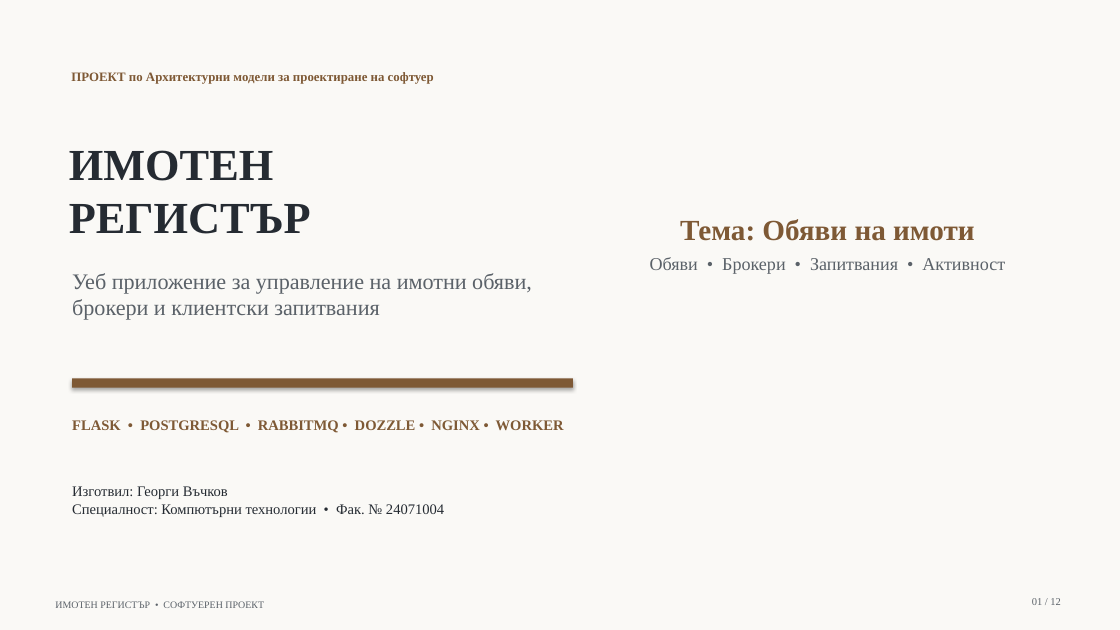
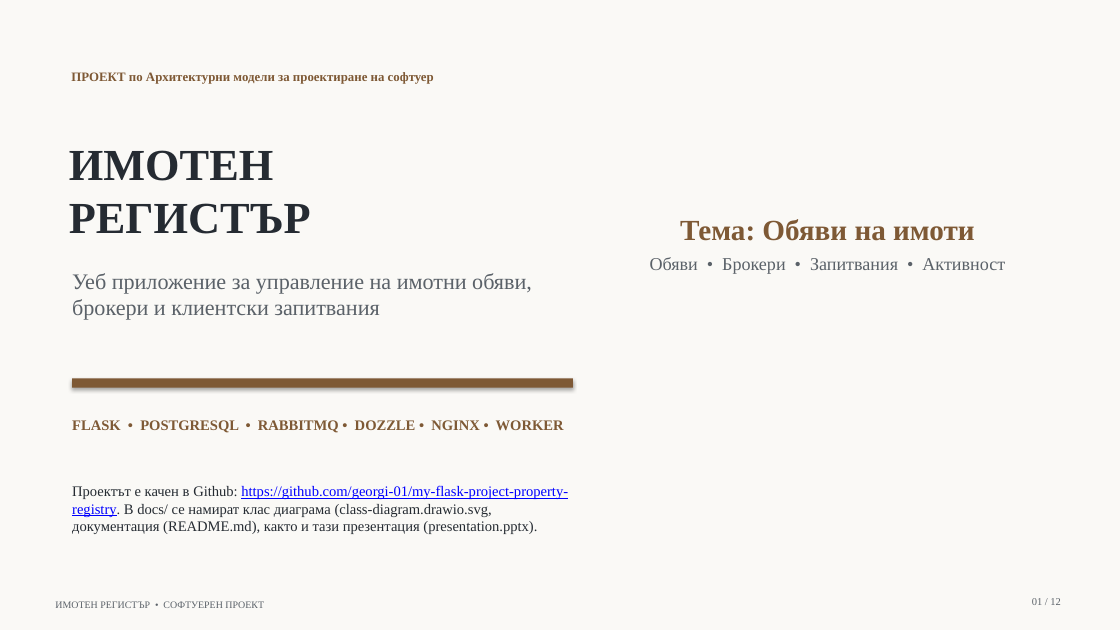
Before and after one commit to georgi-01/my-flask-project-property-registry, a slide deck: slide 1 of docs/presentation.pptx. Drawn at 1120x630 pixels with LibreOffice and Linux fonts; fonts in the diff are those of the drawing. Boxes give left, top, right and bottom in pixels: in the first picture for what was removed or moved away, otherwise in the second. Text is boxed around its words. In the diff, an @@ line names an element or a change of style, - is before the commit and + after.

Commit message:
Added Link for github repository in docs/presentation.pptx

```diff
--- a/docs/presentation.pptx
+++ b/docs/presentation.pptx
@@ text at bbox=[72, 485, 568, 534]: text changed @@
-Изготвил: Георги Въчков
-Специалност: Компютърни технологии • Фак. № 24071004
+Проектът е качен в Github: https://github.com/georgi-01/my-flask-project-property-registry. В docs/ се намират клас диаграма (class-diagram.drawio.svg, документация (README.md), както и тази презентация (presentation.pptx).
```
